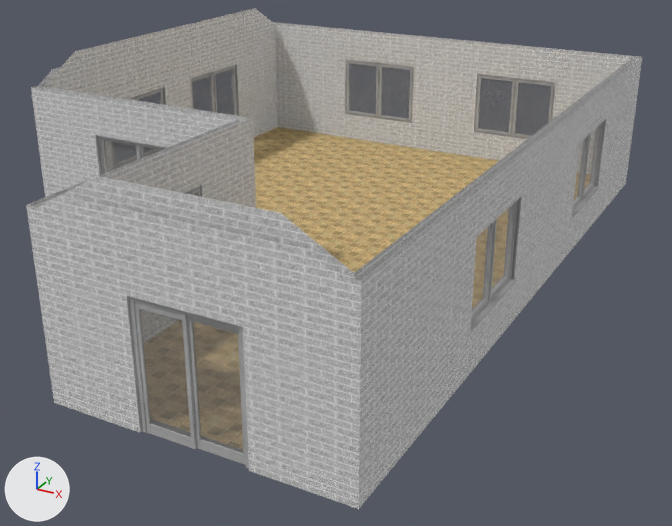
An edit to the glTF model telhados/telhado44a.glb, drawn before and after from the same camera.
Both versions are drawn from a 50 mm camera at (9.32, -15.39, 7.32) aimed at (1.15, -0.54, -0.11). The axes (+X, +Y, +Z) are drawn at lower left. The lights are the same throughout. Vertices at the same position are counted once.

The scene before the commit, as lines of its bpy script (objects in view):
```python
me_mesh_0 = bpy.data.meshes.new('Mesh_0')
me_mesh_0.from_pydata(...)  # 1282 vertices, 3446 faces; spans x -4.91..5.15, y -7.18..6.85, z 0.0..3.6
# faces by material slot: [2955, 204, 227, 36, 7, 10, 7]
me_mesh_0.materials.append(mat_aluminum)  # picture img_image_0
me_mesh_0.materials.append(mat_auto_7)  # blue #0000ff
me_mesh_0.materials.append(mat_brick_colored_blue)  # picture img_image_1
me_mesh_0.materials.append(mat_translucent_glass_gray_1)  # grey #818181
me_mesh_0.materials.append(mat_tile_limestone_multi)  # picture img_image_2
me_mesh_0.materials.append(mat_auto_5)  # grey #7f7f7f
me_mesh_0.materials.append(mat_auto_8)  # white #e7e7e7
ob_root = bpy.data.objects.new('root', me_mesh_0)
ob_root.location = (0.0, 0.0, 0.0)
```
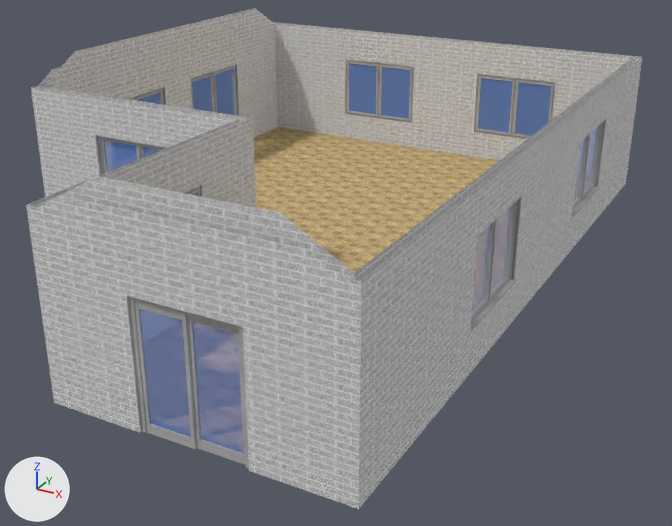
Changed parts and their boxes (x1, y1, x2, y2) in the pictures (672 x 526 px):
```json
{"part": 1, "of": "me_mesh_0", "change": "recoloured", "before": [104, 63, 597, 454], "after": [104, 63, 597, 454]}
```

The change, as JSON lines over the scene's bpy script:
```json
{"op": "add", "block": "mat_translucent_glass_blue_1", "code": ["mat_translucent_glass_blue_1 = principled_material('[Translucent Glass Blue]1')", "mat_translucent_glass_blue_1.base_color = (0.128, 0.307, 0.851)  # blue #6496ee", "mat_translucent_glass_blue_1.metallic = 0.1", "mat_translucent_glass_blue_1.roughness = 0.9", "mat_translucent_glass_blue_1.alpha = 0.5"]}
{"block": "me_mesh_0", "where": "me_mesh_0.from_pydata(...)  # 1282 vertices, 3446 faces; spans x -4.91..5.15, y -7.18..6.85, z 0.0..3.6"}
{"block": "me_mesh_0", "where": "# used by ob_root; location = (0.0, 0.0, 0.0)"}
{"block": "me_mesh_0", "change": "me_mesh_0 part 1: all 36 faces that had it switch from mat_translucent_glass_gray_1 (grey #818181) to mat_translucent_glass_blue_1 (blue #6496ee)"}
```
